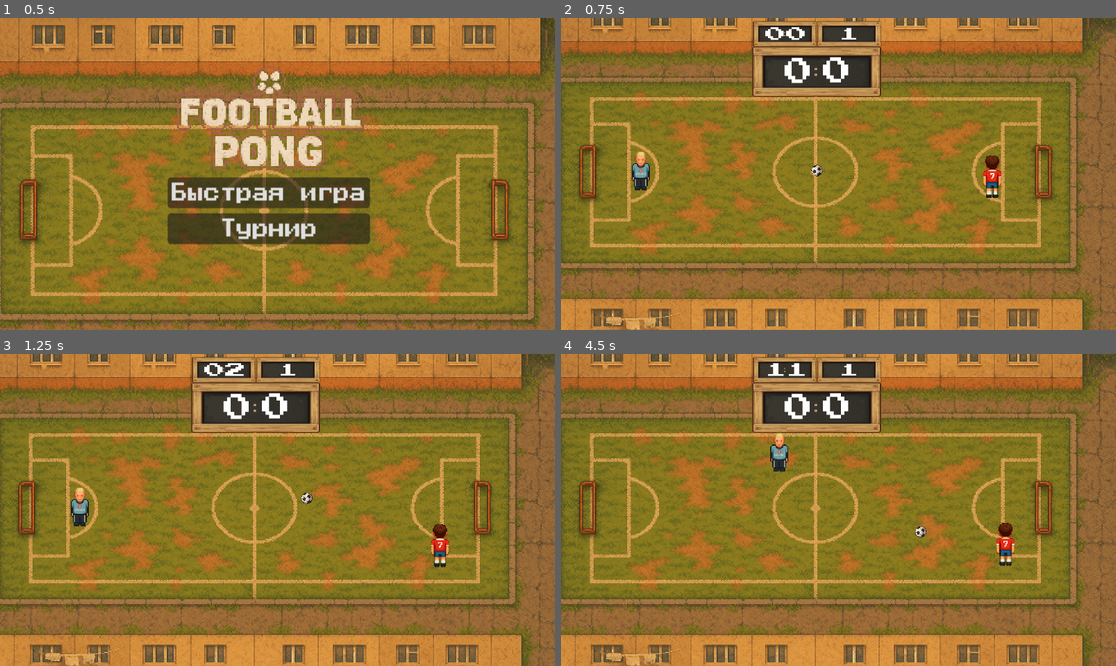
Above: before the commit, frames 1-4 (two rows, left to right).
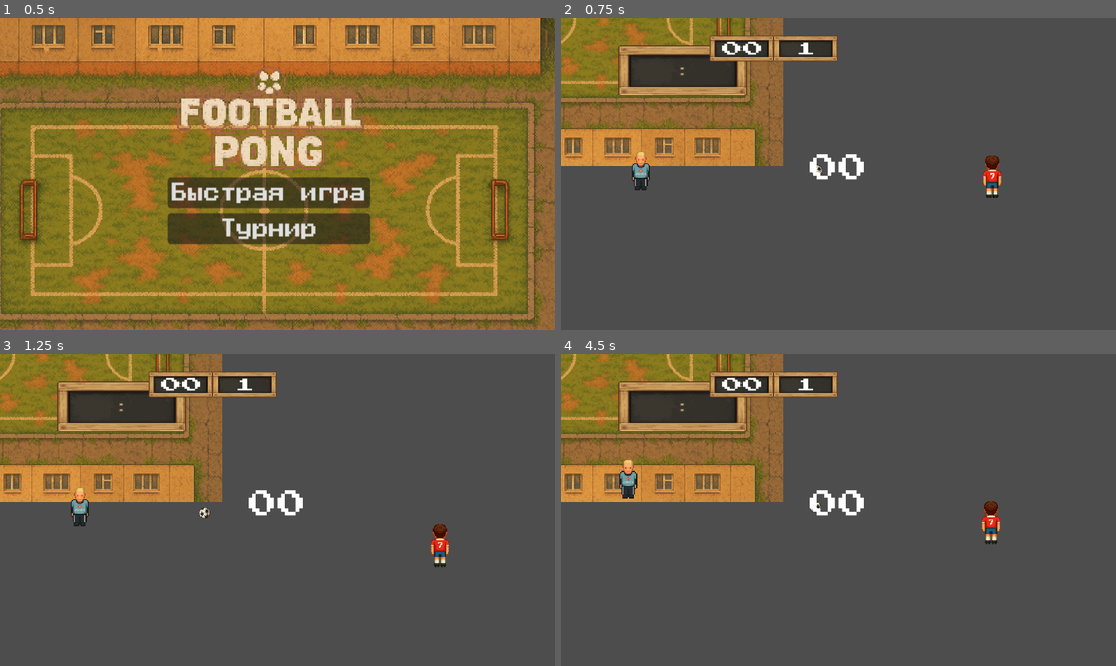
Above: after the commit, the same moments.

Repository: supervi5w4/footballpong
Game: Godot game, scene res://scenes/menu.tscn
The game is run twice, just before and just after one commit, with the same random seed, the same clock (stepped at 60 frames per second) and the same inputs.
Inputs:
- Up to frame 1 (0.5 s): no input
- Up to frame 2 (0.75 s): click "Быстрая игра" at 0.5 s
- Up to frame 3 (1.25 s): no input
- Up to frame 4 (4.5 s): tap Enter (ui_accept) at 1.25, 1.52, 2.27, 3.77 s; hold Right (ui_right) 1.28-2.03 s; hold Down (ui_down) 2.03-2.78 s; hold Right (ui_right) 2.78-3.53 s; hold Up (ui_up) 3.53-4.28 s; hold Left (ui_left) from 4.28 s (still down)

Frame 1 is identical in both runs. In frame 2, 96% of the frame differs, in the area x 0-100%, y 0-100%; in frame 3, 96%; in frame 4, 96%.
Error before the commit: Invalid access to property or key 'position' on a base object of type 'Nil'. (res://scenes/game.gd:205)
Error after the commit: Parse Error: Function "get_viewport_rect()" not found in base self. (res://scenes/field_controller.gd:48)

Commit message:
Add files via upload

Diff:
--- /dev/null
+++ b/scenes/field_controller.gd
@@ -0,0 +1,114 @@
+# ------------------------------------------------------------
+# field_controller.gd — Контроллер для управления масштабированием поля
+# Отвечает за:
+#   - вычисление оптимального масштаба поля на основе размера экрана
+#   - позиционирование поля в центре viewport
+#   - адаптацию к различным разрешениям экрана
+# ------------------------------------------------------------
+
+extends Node
+class_name FieldController
+
+signal field_scaled(new_scale: Vector2, new_position: Vector2)
+
+# --- Константы ---
+const MIN_MARGIN := 50.0  # Минимальный отступ от краев экрана
+const ASPECT_RATIO_TOLERANCE := 0.1  # Допустимое отклонение от пропорций
+
+# --- Переменные ---
+var _viewport_size: Vector2 = Vector2.ZERO
+var _field_texture_size: Vector2 = Vector2.ZERO
+var _current_scale: Vector2 = Vector2.ONE
+var _current_position: Vector2 = Vector2.ZERO
+
+# --- Узлы ---
+@onready var field_sprite: Sprite2D = null
+
+func _ready() -> void:
+	# Ждем один кадр, чтобы viewport был инициализирован
+	await get_tree().process_frame
+	_calculate_field_scale()
+
+func set_field_sprite(sprite: Sprite2D) -> void:
+	"""Устанавливает спрайт поля для управления"""
+	field_sprite = sprite
+	if field_sprite and field_sprite.texture:
+		_field_texture_size = field_sprite.texture.get_size()
+		_calculate_field_scale()
+
+func _notification(what: int) -> void:
+	"""Обработка системных уведомлений"""
+	if what == NOTIFICATION_WM_SIZE_CHANGED:
+		# При изменении размера окна пересчитываем масштаб
+		await get_tree().process_frame
+		_calculate_field_scale()
+
+func _calculate_field_scale() -> void:
+	"""Вычисляет оптимальный масштаб для поля"""
+	var viewport_rect = get_viewport_rect()
+	_viewport_size = viewport_rect.size
+
+	# Если размер текстуры не известен, используем базовый размер
+	if _field_texture_size == Vector2.ZERO:
+		_field_texture_size = Vector2(1536, 1080)  # Примерный размер текстуры поля
+
+	# Вычисляем доступное пространство с учетом отступов
+	var available_size = _viewport_size - Vector2(MIN_MARGIN * 2, MIN_MARGIN * 2)
+
+	# Вычисляем масштаб по X и Y отдельно
+	var scale_x = available_size.x / _field_texture_size.x
+	var scale_y = available_size.y / _field_texture_size.y
+
+	# Используем меньший масштаб, чтобы сохранить пропорции
+	var uniform_scale = min(scale_x, scale_y)
+
+	# Проверяем, что масштаб не меньше минимального
+	uniform_scale = max(uniform_scale, 0.1)
+
+	_current_scale = Vector2(uniform_scale, uniform_scale)
+	_current_position = _viewport_size * 0.5
+
+	# Применяем масштаб к спрайту поля
+	if field_sprite:
+		field_sprite.scale = _current_scale
+		field_sprite.position = _current_position
+
+	print("Field Controller:")
+	print("  Viewport size: ", _viewport_size)
+	print("  Field texture size: ", _field_texture_size)
+	print("  Calculated scale: ", _current_scale)
+	print("  Field position: ", _current_position)
+
+	# Отправляем сигнал об изменении масштаба
+	field_scaled.emit(_current_scale, _current_position)
+
+func get_field_scale() -> Vector2:
+	"""Возвращает текущий масштаб поля"""
+	return _current_scale
+
+func get_field_position() -> Vector2:
+	"""Возвращает текущую позицию поля"""
+	return _current_position
+
+func get_field_bounds() -> Rect2:
+	"""Возвращает границы поля в мировых координатах"""
+	if not field_sprite or not field_sprite.texture:
+		return Rect2()
+
+	var texture_size = field_sprite.texture.get_size() * _current_scale
+	var half_size = texture_size * 0.5
+
+	return Rect2(
+		_current_position - half_size,
+		texture_size
+	)
+
+func get_viewport_size() -> Vector2:
+	"""Возвращает размер viewport"""
+	return _viewport_size
+
+func is_field_visible() -> bool:
+	"""Проверяет, полностью ли поле видимо на экране"""
+	var bounds = get_field_bounds()
+	var viewport_rect = Rect2(Vector2.ZERO, _viewport_size)
+	return viewport_rect.encloses(bounds)
--- a/scenes/game.gd
+++ b/scenes/game.gd
@@ -44,6 +44,7 @@
 @onready var goal_area_right: Area2D = $GoalAreaRight
 @onready var goal_area_left: Area2D = $GoalAreaLeft
 @onready var spawn_point: Marker2D = $SpawnPoint
+@onready var field_controller: FieldController = $FieldController
 
 @onready var score_left_label: Label = $UI/ScoreLeft
 @onready var score_right_label: Label = $UI/ScoreRight
@@ -55,6 +56,11 @@
 var _scale_factor: Vector2 = Vector2.ONE
 
 func _ready() -> void:
+	# Инициализируем контроллер поля
+	if field_controller and field:
+		field_controller.set_field_sprite(field)
+		field_controller.field_scaled.connect(_on_field_scaled)
+
 	# Вычисляем размеры viewport и масштаб
 	_calculate_viewport_scale()
 
@@ -105,10 +111,10 @@
 	var viewport_rect = get_viewport_rect()
 	_viewport_size = viewport_rect.size
 
-	# Базовый размер для которого заданы координаты
+	# Базовый размер для которого заданы координаты элементов
 	var base_size = Vector2(1920, 1080)
 
-	# Вычисляем масштаб по X и Y
+	# Вычисляем общий масштаб для позиционирования элементов
 	_scale_factor.x = _viewport_size.x / base_size.x
 	_scale_factor.y = _viewport_size.y / base_size.y
 
@@ -117,12 +123,10 @@
 
 func _position_field_elements() -> void:
 	"""Позиционирует все элементы поля относительно нового размера viewport"""
-	if not field or not walls:
+	if not walls:
 		return
 
-	# Позиционируем поле
-	field.position = _scale_position(BASE_FIELD_POSITION)
-	field.scale = BASE_FIELD_SCALE * _scale_factor
+	# Позиционирование поля теперь управляется FieldController
 
 	# Позиционируем стены
 	_position_walls()
@@ -132,7 +136,10 @@
 	goal_area_left.position = _scale_position(BASE_GOAL_LEFT_POS)
 
 	# Позиционируем точку спавна
-	spawn_point.position = _scale_position(BASE_SPAWN_POS)
+	if not spawn_point:
+		spawn_point = get_node_or_null("SpawnPoint")
+	if spawn_point:
+		spawn_point.position = _scale_position(BASE_SPAWN_POS)
 
 	# Позиционируем ракетки
 	player_paddle.position = _scale_position(BASE_PLAYER_PADDLE_POS)
@@ -202,7 +209,9 @@
 
 func get_spawn_position() -> Vector2:
 	"""Возвращает позицию спавна мяча"""
-	return spawn_point.position
+	if not spawn_point:
+		spawn_point = get_node_or_null("SpawnPoint")
+	return spawn_point.position if spawn_point else Vector2.ZERO
 
 func _notification(what: int) -> void:
 	"""Обработка системных уведомлений"""
@@ -212,6 +221,11 @@
 		_position_field_elements()
 		print("Window size changed, repositioned field elements")
 
+func _on_field_scaled(new_scale: Vector2, new_position: Vector2) -> void:
+	"""Обработчик изменения масштаба поля"""
+	print("Field scaled to: ", new_scale, " at position: ", new_position)
+	# Здесь можно добавить дополнительную логику при изменении масштаба поля
+
 # Обновление табло
 func _update_scoreboard(_left: int = 0, _right: int = 0) -> void:
 	if score_left_label and score_right_label:
--- a/scenes/game.tscn
+++ b/scenes/game.tscn
@@ -1,5 +1,6 @@
-[gd_scene load_steps=22 format=3 uid="uid://8wkf1f060q6x"]
-
+[gd_scene load_steps=23 format=3 uid="uid://8wkf1f060q6x"]
+
+[ext_resource type="Script" uid="uid://b0hgie6nqlq2u" path="res://scenes/field_controller.gd" id="1_field_controller"]
 [ext_resource type="Script" uid="uid://2xoilbwedro3" path="res://scenes/game.gd" id="1_gee14"]
 [ext_resource type="Texture2D" uid="uid://37rfb12sxmf4" path="res://assets/gfx/field.png" id="1_uwrxv"]
 [ext_resource type="PackedScene" uid="uid://50dwkkpv3435" path="res://scenes/ball.tscn" id="2_yqjtg"]
@@ -43,9 +44,10 @@
 [node name="Game" type="Node2D"]
 script = ExtResource("1_gee14")
 
+[node name="FieldController" type="Node" parent="."]
+script = ExtResource("1_field_controller")
+
 [node name="Field" type="Sprite2D" parent="."]
-position = Vector2(962, 533)
-scale = Vector2(1.25651, 1.14258)
 texture = ExtResource("1_uwrxv")
 
 [node name="Ball" parent="." instance=ExtResource("2_yqjtg")]
@@ -144,53 +146,80 @@
 [node name="ScoreboardBG" type="TextureRect" parent="UI"]
 light_mask = 4
 visibility_layer = 4
-offset_left = 655.0
-offset_top = 31.0
-offset_right = 2191.0
-offset_bottom = 1055.0
+anchors_preset = 8
+anchor_left = 0.5
+anchor_top = 0.5
+anchor_right = 0.5
+anchor_bottom = 0.5
+offset_left = -768.0
+offset_top = -512.0
+offset_right = 768.0
+offset_bottom = 512.0
 scale = Vector2(0.298335, 0.302808)
 texture = ExtResource("9_vtaks")
 
 [node name="ScoreLeft" type="Label" parent="UI"]
-offset_left = 773.0
-offset_top = 138.0
-offset_right = 873.0
-offset_bottom = 275.0
+anchors_preset = 8
+anchor_left = 0.5
+anchor_top = 0.5
+anchor_right = 0.5
+anchor_bottom = 0.5
+offset_left = -100.0
+offset_top = -68.5
+offset_bottom = 68.5
 theme_override_fonts/font = ExtResource("10_kvpfn")
 theme_override_font_sizes/font_size = 100
 text = "0"
 
 [node name="ScoreRight" type="Label" parent="UI"]
-offset_left = 906.0
-offset_top = 136.0
-offset_right = 1006.0
-offset_bottom = 273.0
+anchors_preset = 8
+anchor_left = 0.5
+anchor_top = 0.5
+anchor_right = 0.5
+anchor_bottom = 0.5
+offset_top = -68.5
+offset_right = 100.0
+offset_bottom = 68.5
 theme_override_fonts/font = ExtResource("10_kvpfn")
 theme_override_font_sizes/font_size = 100
 text = "0"
 
 [node name="TimeScoreboard" parent="UI" instance=ExtResource("14_timer")]
-offset_left = 842.0
-offset_top = -23.0
-offset_right = 1378.0
-offset_bottom = 1001.0
+anchors_preset = 8
+anchor_left = 0.5
+anchor_top = 0.5
+anchor_right = 0.5
+anchor_bottom = 0.5
+offset_left = -268.0
+offset_top = -512.0
+offset_right = 268.0
+offset_bottom = 512.0
+grow_horizontal = 2
+grow_vertical = 2
 scale = Vector2(0.738959, 0.503504)
 controller_path = NodePath("../..")
 
 [node name="TextureRect" type="TextureRect" parent="UI"]
-offset_left = 1712.0
-offset_top = 74.0
-offset_right = 3248.0
-offset_bottom = 1098.0
+anchors_preset = 2
+anchor_top = 1.0
+anchor_bottom = 1.0
+offset_left = -768.0
+offset_top = -512.0
+offset_right = 768.0
 scale = Vector2(0.02, 0.02)
 texture = ExtResource("13_kvuet")
 
 [node name="MessageLabel" type="Label" parent="UI"]
 visible = false
-offset_left = 761.0
-offset_top = 289.0
-offset_right = 801.0
-offset_bottom = 312.0
+anchors_preset = 8
+anchor_left = 0.5
+anchor_top = 0.5
+anchor_right = 0.5
+anchor_bottom = 0.5
+offset_left = -20.0
+offset_top = -11.5
+offset_right = 20.0
+offset_bottom = 11.5
 
 [node name="SpawnPoint" type="Marker2D" parent="."]
 position = Vector2(880, 529)
Not shown, added: scenes/field_controller.gd.uid
